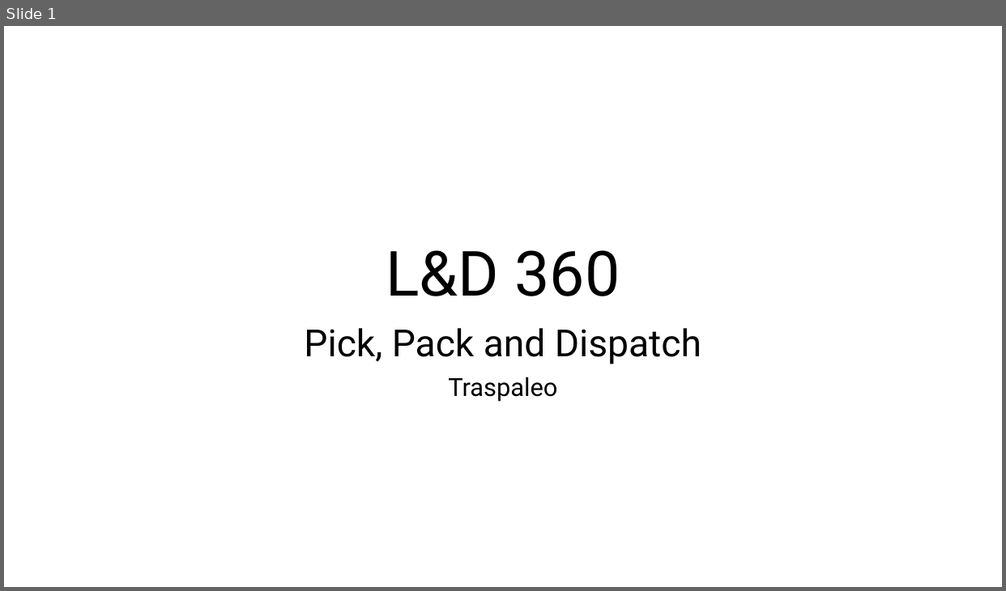
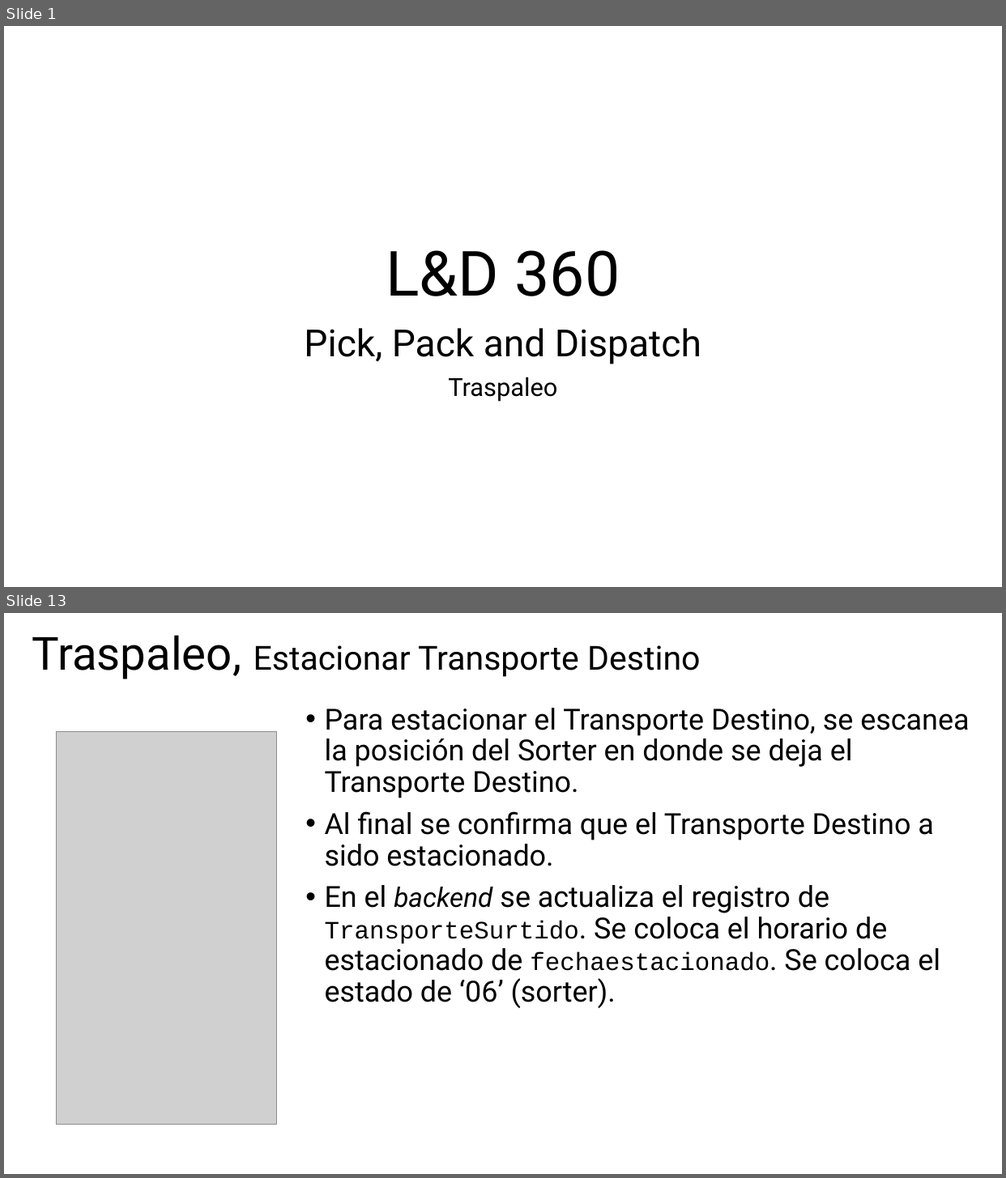
Before and after one commit to JoelBecerraM/FANASA-docs, a slide deck: atCloud - Diseño - Interfaz de Usuario - Traspaleo.pptx. Shown one above the other, each under a label of ours: slide 1 before the commit, slides 1 and 13 after it; the slides between them are not shown. The pictures are 1006x591 and 1006x1178 pixels, drawn with LibreOffice and Linux fonts; fonts in the diff are those of the drawing; grey boxes stand for pictures. Boxes give left, top, right and bottom in pixels: in the first picture for what was removed or moved away, otherwise in the second. Text is boxed around its words. In the diff, an @@ line names an element or a change of style, - is before the commit and + after.

```diff
--- a/atCloud - Diseño - Interfaz de Usuario - Traspaleo.pptx
+++ b/atCloud - Diseño - Interfaz de Usuario - Traspaleo.pptx
@@ slide 13 added at bbox=[4, 613, 1002, 1174], background #FFFFFF @@
@@ title added at bbox=[32, 635, 700, 679], 32 pt, text #000000 @@
+Traspaleo, Estacionar Transporte Destino
@@ text added at bbox=[325, 708, 969, 1008], 28 pt, text #000000 @@
+• Para estacionar el Transporte Destino, se escanea la posición del Sorter en donde se deja el Transporte Destino.
+• Al final se confirma que el Transporte Destino a sido estacionado.
+• En el backend se actualiza el registro de TransporteSurtido. Se coloca el horario de estacionado de fechaestacionado. Se coloca el estado de ‘06’ (sorter).
@@ picture added at bbox=[56, 731, 276, 1124] @@
```
Also in this commit, not shown: 4 slides changed, 8 other slides added, 1 other file.
